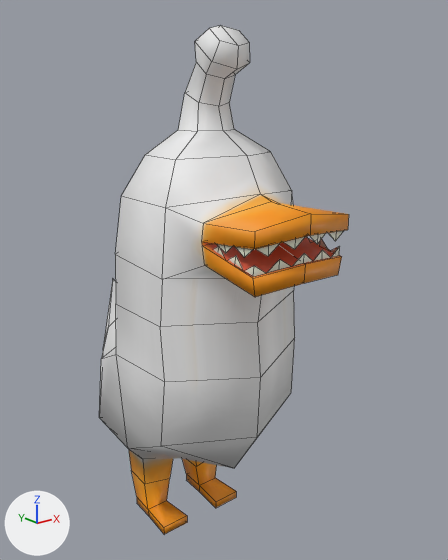
What one commit did to the Blender file 3D/enemies/enemy_001.blend.
The view is the same before and after, from a 50 mm lens placed at (-1.93, -3.05, 2.56), pointed at (0.17, -0.42, 1.51). Lighting does not change. The marker at lower left points along +X, +Y and +Z. Mesh edges are drawn as thin lines.

In view in the first picture: 'enemy_001'.
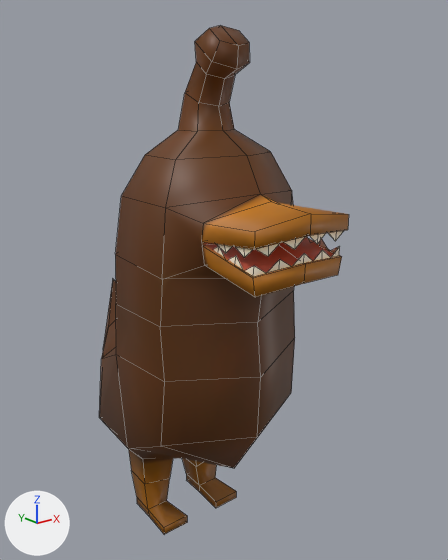
The edits, one by one:
Picture 'enemy_001' (img_enemy_001) is new.
Material 'Material' (mat_material) changes its picture from img_enemy_000 to img_enemy_001.
me_plane_001 is used by ob_enemy_001; location (0.0, 0.0, 0.0).
me_plane_001 had 118 vertices, 89 faces and spanned x 0.0..0.46, y -1.23..0.58, z 0.0..2.83.
me_plane_001 now has 197 vertices, 178 faces and spans x -0.46..0.46, y -1.23..0.58, z 0.0..2.83.
Part 1, on me_plane_001:
70 vertices are added at x -0.46..-0.07, y -1.21..0.39, z 0.0..2.81.
9 new vertices lie (0.0, 0.0, 0.05) away from vertices in x -0.28..-0.07, y -1.21..-0.05, z 0.0..1.89.
89 new faces join them.
me_plane_001 part 2: 89 kept faces spanning x 0.0..0.46, y -1.23..0.58, z 0.0..2.83 get new texture (UV) coordinates.
Object 'enemy_001' (ob_enemy_001) loses its MIRROR modifier named 'Mirror'.

Changed parts and their boxes [x1, y1, x2, y2] in the pictures (448 x 560 px):
'enemy_001', surface changed, reshaped, modifiers changed (grey to brown): [99, 25, 349, 534] in both
part 1 of me_plane_001, added (brown): after [99, 25, 311, 534]
part 2 of me_plane_001, surface changed: before [99, 25, 349, 534]; after [114, 26, 349, 508]
